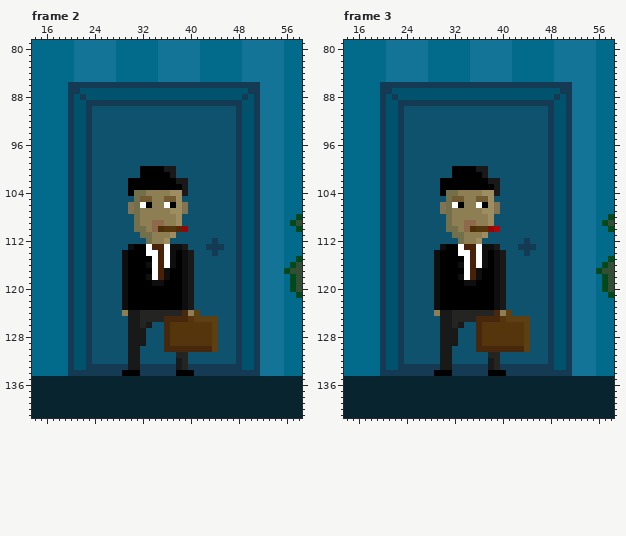
One commit to this pixel-art file: src/sprites/level0/level0.ase. That is the earlier state.
320x180 pixels, 8 frames. Colours within 5 levels of each other are drawn and written as one. Shown: frame 2: x 14..58, y 79..141; frame 3: x 14..58, y 79..141. The commit also changed other frames or places, which this record leaves out.
And afterwards:
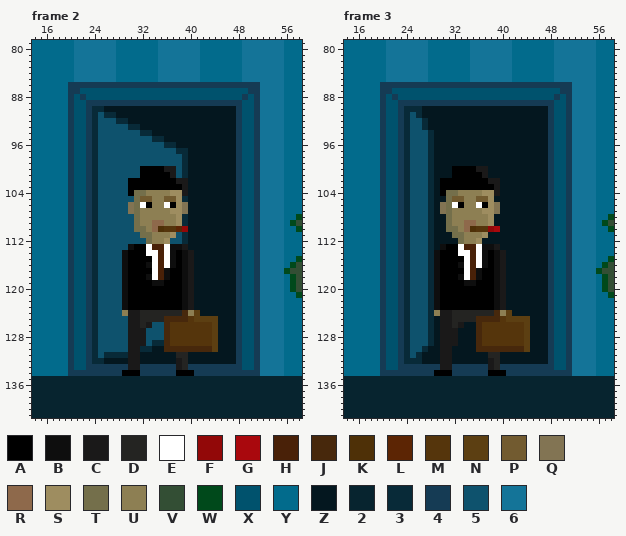
Palette (. is transparent): A #000000  B #0e0e0e  C #1a1919  D #242422  E #ffffff  F #920808  G #a9080d  H #492108  J #47280c  K #4e3007  L #5c2504  M #55350c  N #5c3f12  P #725b30  Q #827453  R #8e694b  S #9e8d60  T #746f4b  U #8d7f53  V #334e34  W #00491b  X #00526d  Y #026b8c  Z #04171f  2 #07242f  3 #082a38  4 #153b54  5 #0e526d  6 #147498
Diff:
Frame 2, layer "Door/door":
y 90: x 24..47 555555555555555555555555 -> 33ZZZZZZZZZZZZZZZZZZZZZZ
y 91: x 24 5 -> 3; x 26..47 5555555555555555555555 -> 33ZZZZZZZZZZZZZZZZZZZZ
y 92: x 24 5 -> 3; x 28..47 55555555555555555555 -> 33ZZZZZZZZZZZZZZZZZZ
y 93: x 24 5 -> 3; x 30..47 555555555555555555 -> 33ZZZZZZZZZZZZZZZZ
y 94: x 24 5 -> 3; x 32..47 5555555555555555 -> 33ZZZZZZZZZZZZZZ
y 95: x 24 5 -> 3; x 34..47 55555555555555 -> 33ZZZZZZZZZZZZ
y 96: x 24 5 -> 3; x 36..47 555555555555 -> 33ZZZZZZZZZZ
y 97: x 24 5 -> 3; x 38..47 5555555555 -> 33ZZZZZZZZ
y 98..101: x 24 5 -> 3; x 39..47 555555555 -> 3ZZZZZZZZ
y 102..104: x 24 5 -> 3; x 40..47 55555555 -> ZZZZZZZZ
y 105: x 24 5 -> 3; x 39..47 555555555 -> 3ZZZZZZZZ
y 106..107: x 24 5 -> 3; x 40..47 55555555 -> ZZZZZZZZ
y 108..109: x 24 5 -> 3; x 39..47 555555555 -> 3ZZZZZZZZ
y 110: x 24 5 -> 3; x 40..47 55555555 -> ZZZZZZZZ
y 111: x 24 5 -> 3; x 39..47 555555555 -> 3ZZZZZZZZ
y 112: x 24 5 -> 3; x 39..47 555554555 -> 3ZZZZZZZZ
y 113: x 24 5 -> 3; x 40..47 55544455 -> ZZZZZZZZ
y 114: x 24 5 -> 3; x 41..47 5554555 -> ZZZZZZZ
y 115..123: x 24 5 -> 3; x 41..47 5555555 -> ZZZZZZZ
y 124: x 24 5 -> 3; x 42..47 555555 -> ZZZZZZ
y 125..128: x 24 5 -> 3; x 45..47 555 -> ZZZ
y 129: x 24 5 -> 3; x 34..35 55 -> 33; x 45..47 555 -> ZZZ
y 130: x 24 5 -> 3; x 32..35 5555 -> 33ZZ; x 45..47 555 -> ZZZ
y 131: x 24 5 -> 3; x 26..29 5555 -> 3333; x 32..37 555555 -> ZZZZZZ; x 40..47 55555555 -> ZZZZZZZZ
y 132: x 24..29 555555 -> 33ZZZZ; x 32..37 555555 -> ZZZZZZ; x 40..47 55555555 -> ZZZZZZZZ
Frame 3, layer "Door/door":
y 90: x 24..47 555555555555555555555555 -> 333ZZZZZZZZZZZZZZZZZZZZZ
y 91: x 24 5 -> 3; x 26..47 5555555555555555555555 -> 3ZZZZZZZZZZZZZZZZZZZZZ
y 92..93: x 24 5 -> 3; x 27..47 555555555555555555555 -> 3ZZZZZZZZZZZZZZZZZZZZ
y 94..99: x 24 5 -> 3; x 28..47 55555555555555555555 -> 3ZZZZZZZZZZZZZZZZZZZ
y 100..101: x 24 5 -> 3; x 28..31 5555 -> 3ZZZ; x 38..47 5555555555 -> ZZZZZZZZZZ
y 102..104: x 24 5 -> 3; x 28..29 55 -> 3Z; x 40..47 55555555 -> ZZZZZZZZ
y 105: x 24 5 -> 3; x 28..30 555 -> 3ZZ; x 39..47 555555555 -> ZZZZZZZZZ
y 106..107: x 24 5 -> 3; x 28..29 55 -> 3Z; x 40..47 55555555 -> ZZZZZZZZ
y 108..109: x 24 5 -> 3; x 28..30 555 -> 3ZZ; x 39..47 555555555 -> ZZZZZZZZZ
y 110: x 24 5 -> 3; x 28..30 555 -> 3ZZ; x 40..47 55555555 -> ZZZZZZZZ
y 111: x 24 5 -> 3; x 28..31 5555 -> 3ZZZ; x 38..47 5555555555 -> ZZZZZZZZZZ
y 112: x 24 5 -> 3; x 28..32 55555 -> 3ZZZZ; x 37..47 55555554555 -> ZZZZZZZZZZZ
y 113: x 24 5 -> 3; x 28..29 55 -> 3Z; x 40..47 55544455 -> ZZZZZZZZ
y 114: x 24 5 -> 3; x 28 5 -> 3; x 41..47 5554555 -> ZZZZZZZ
y 115..123: x 24 5 -> 3; x 28 5 -> 3; x 41..47 5555555 -> ZZZZZZZ
y 124: x 24 5 -> 3; x 28 5 -> 3; x 42..47 555555 -> ZZZZZZ
y 125: x 24 5 -> 3; x 28..29 55 -> 3Z; x 45..47 555 -> ZZZ
y 126: x 24 5 -> 3; x 28..29 55 -> 3Z; x 34..35 55 -> ZZ; x 45..47 555 -> ZZZ
y 127..129: x 24 5 -> 3; x 28..29 55 -> 3Z; x 33..35 555 -> ZZZ; x 45..47 555 -> ZZZ
y 130: x 24 5 -> 3; x 27..29 555 -> 3ZZ; x 32..35 5555 -> ZZZZ; x 45..47 555 -> ZZZ
y 131: x 24 5 -> 3; x 26..29 5555 -> 3ZZZ; x 32..37 555555 -> ZZZZZZ; x 40..47 55555555 -> ZZZZZZZZ
y 132: x 24..29 555555 -> 333ZZZ; x 32..37 555555 -> ZZZZZZ; x 40..47 55555555 -> ZZZZZZZZ
Boxes around the changes in both pictures, in picture pixels (x1, y1, x2, y2):
changed: (92, 106, 236, 364)
changed: (404, 106, 548, 364)
